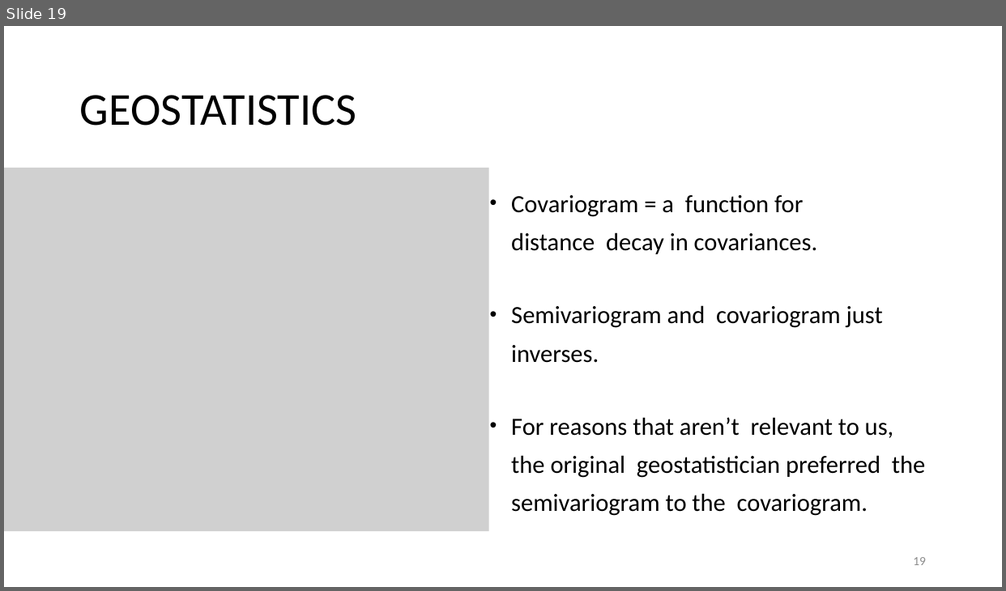
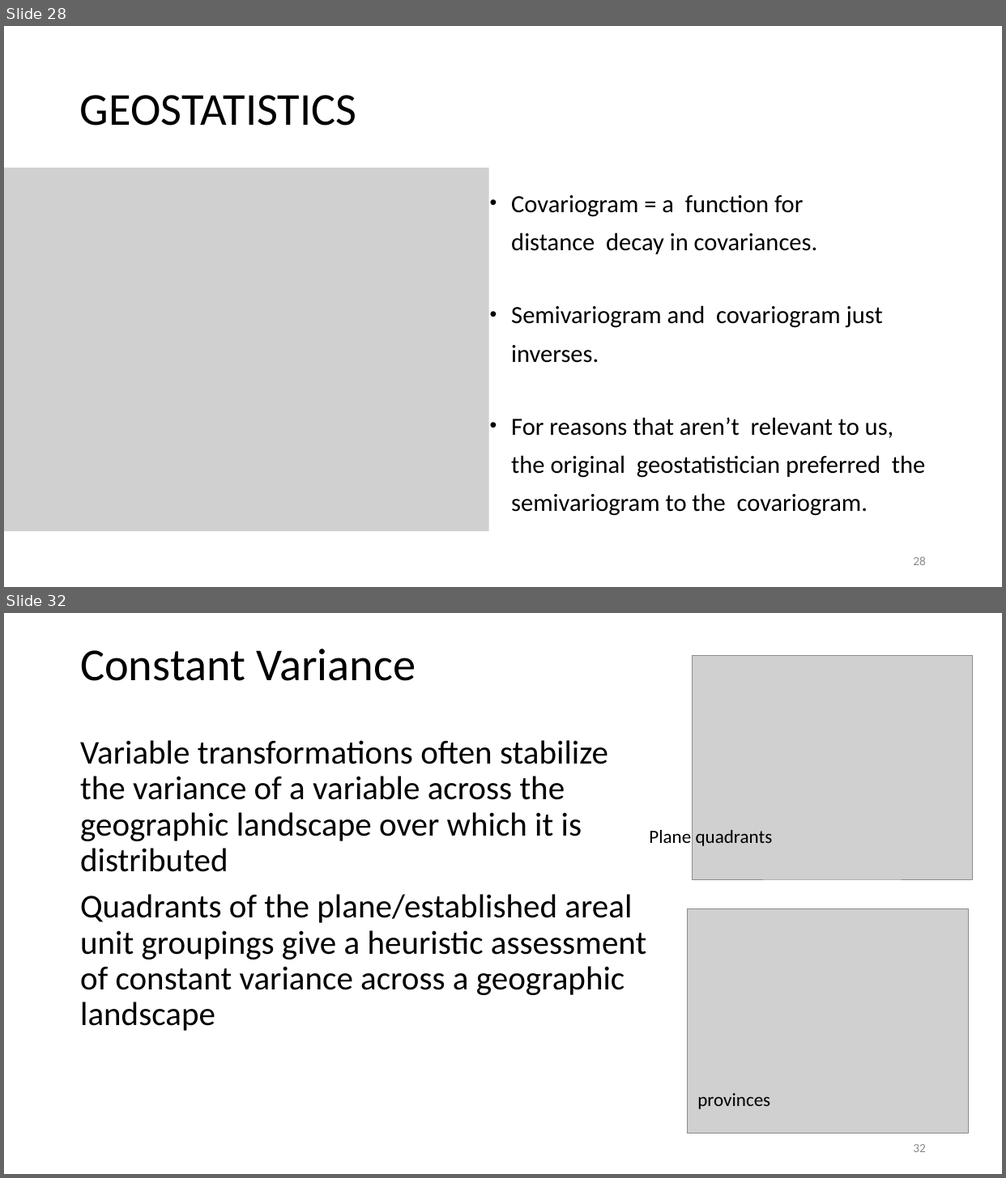
Before and after one commit to rcc-uchicago/SpatialStatistics_R, a slide deck: A QUICK INTRODUCTION TO SPATIAL STATISTICS.pptx. Shown one above the other, each under a label of ours: slide 19 before the commit, slides 28 and 32 after it; the slides between them are not shown. The pictures are 1006x591 and 1006x1178 pixels, drawn with LibreOffice and Linux fonts; fonts in the diff are those of the drawing; grey boxes stand for pictures. Boxes give left, top, right and bottom in pixels: in the first picture for what was removed or moved away, otherwise in the second. Text is boxed around its words. In the diff, an @@ line names an element or a change of style, - is before the commit and + after.

```diff
--- a/A QUICK INTRODUCTION TO SPATIAL STATISTICS.pptx
+++ b/A QUICK INTRODUCTION TO SPATIAL STATISTICS.pptx
@@ slide 32 added at bbox=[4, 613, 1002, 1174], background #FFFFFF @@
@@ title added at bbox=[80, 649, 415, 681], 44 pt, text #000000 @@
+Constant Variance
@@ picture added at bbox=[692, 656, 973, 879] @@
@@ rectangle added at bbox=[129, 688, 266, 1006], fill #FFFFFF @@
@@ text added at bbox=[80, 740, 646, 1031], 32 pt, text #000000 @@
+Variable transformations often stabilize the variance of a variable across the geographic landscape over which it is distributed
+Quadrants of the plane/established areal unit groupings give a heuristic assessment of constant variance across a geographic landscape
@@ text added at bbox=[649, 830, 773, 846], 18 pt, text #000000 @@
+Plane quadrants
@@ picture added at bbox=[688, 909, 968, 1133] @@
@@ text added at bbox=[697, 1093, 770, 1110], 18 pt, text #000000 @@
+provinces
@@ page number added at bbox=[913, 1144, 926, 1152], 12 pt, text #8C8C8C @@
+32
@@ what was slide 19 is now slide 28 @@
@@ page number at bbox=[913, 557, 926, 565]: text changed @@
-19
+28
```
Also in this commit, not shown: 5 slides changed, 16 other slides added, 5 other files.
